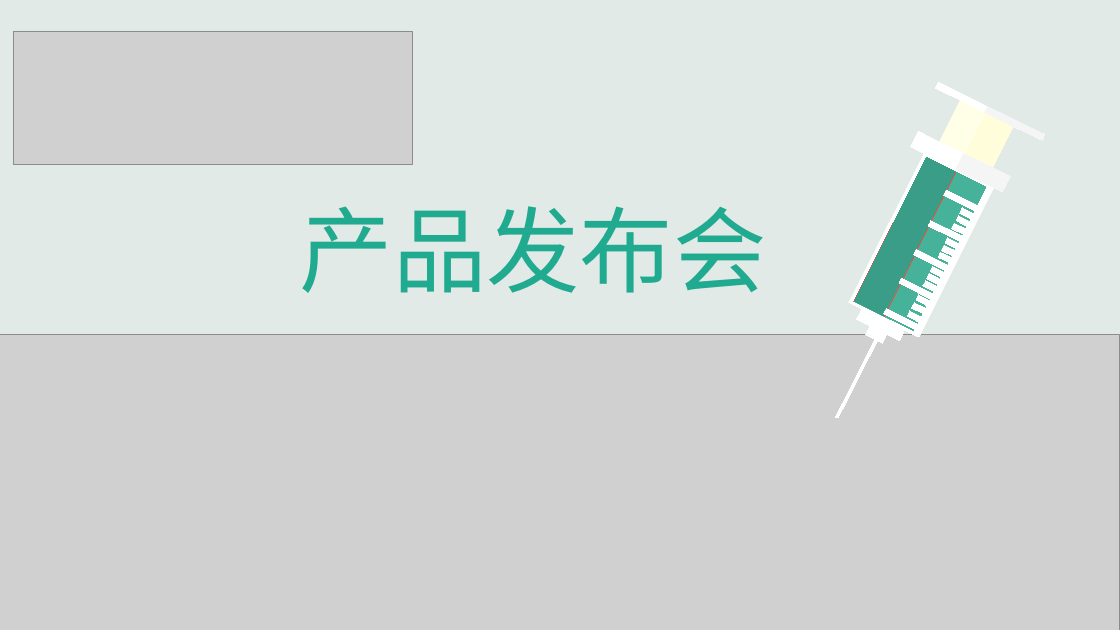
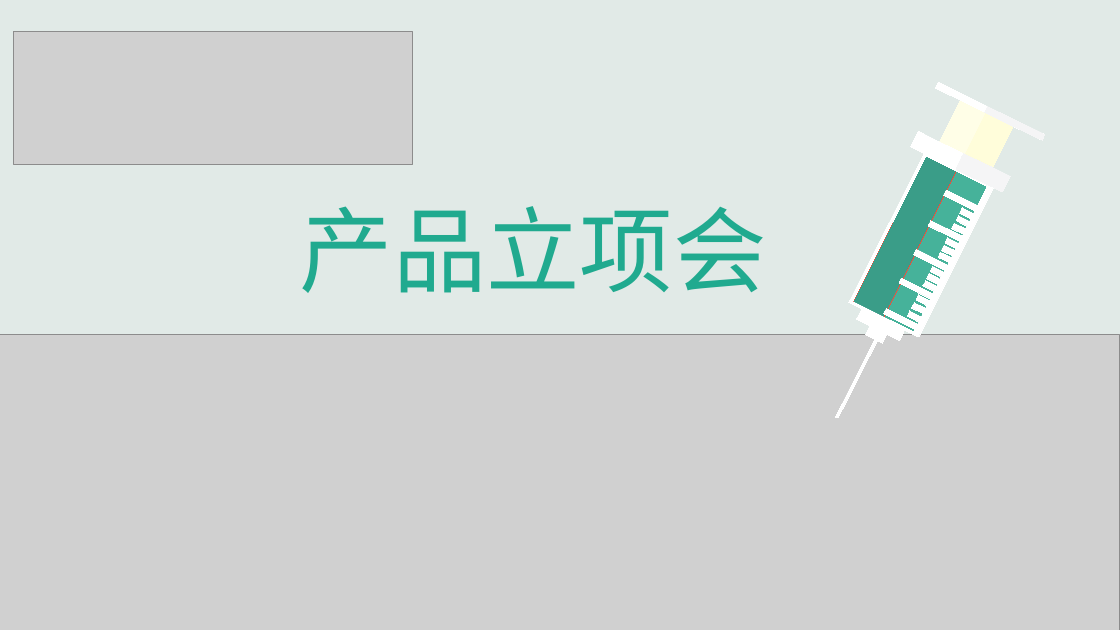
Before and after one commit to Super6-1/VACARE, a slide deck: slide 1 of VACARE产品发布会.pptx. Drawn at 1120x630 pixels with LibreOffice and Linux fonts; fonts in the diff are those of the drawing; grey boxes stand for pictures. Boxes give left, top, right and bottom in pixels: in the first picture for what was removed or moved away, otherwise in the second. Text is boxed around its words. In the diff, an @@ line names an element or a change of style, - is before the commit and + after.

Commit message:
立项ppt修正

```diff
--- a/VACARE产品发布会.pptx
+++ b/VACARE产品发布会.pptx
@@ text at <box>300,206,767,293</box>: text changed @@
-产品发布会
+产品立项会
```
Also in this commit, not shown: 8 other slides changed.
